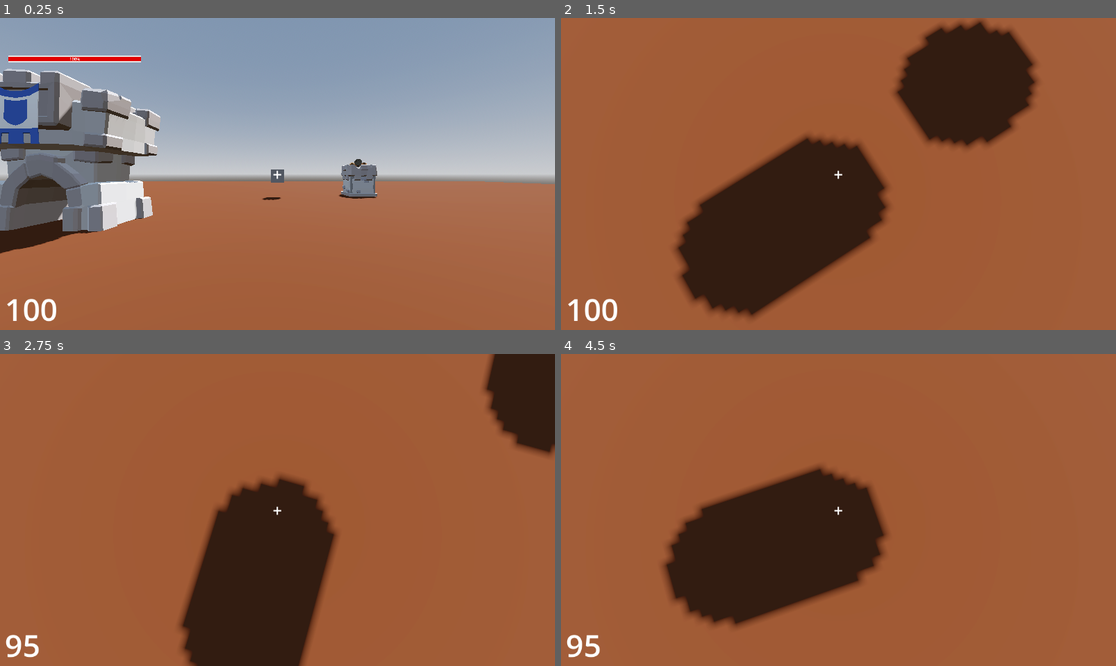
Above: before the commit, frames 1-4 (two rows, left to right).
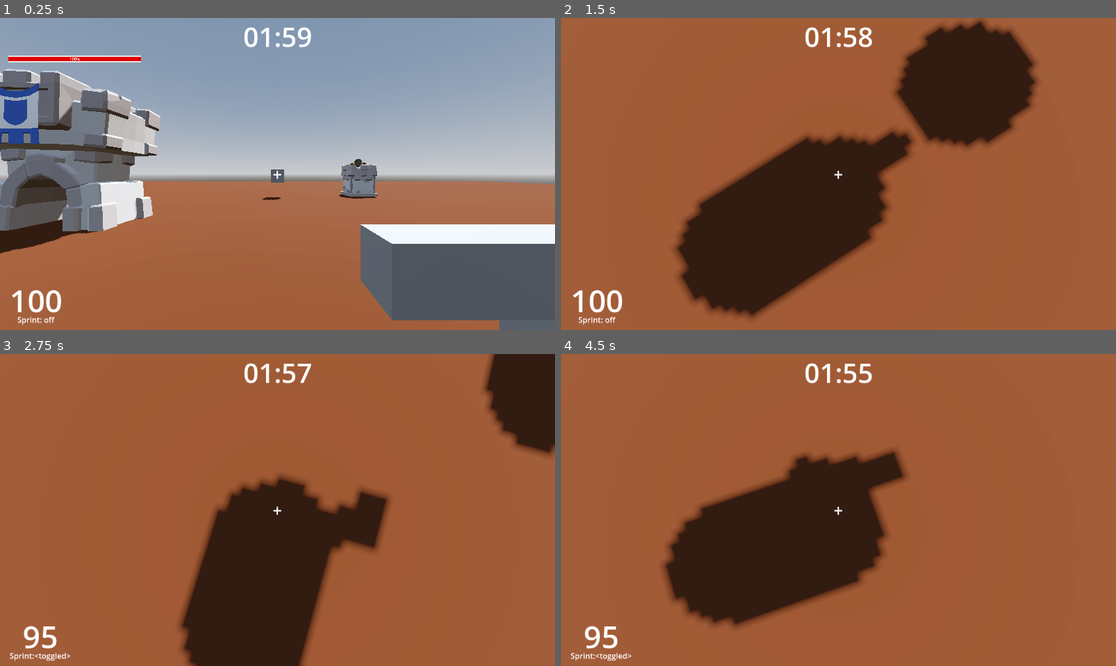
Above: after the commit, the same moments.

Repository: CSbean/Tower-Blaster
Game: Godot game, scene res://world.tscn
Two runs of this game, one before a commit and one after it. Both use one fixed random seed, a clock stepped at 60 frames per second and the inputs below.
Inputs (mouse positions are in pixels of both pictures, inside the frame that each line leads up to):
- Up to frame 1 (0.25 s): no input
- Up to frame 2 (1.5 s): move the mouse to (866, 174) at 0.52 s; hold Up (ui_up) from 0.53 s (still down); click (866, 174) at 0.6 s; tap Space (jump) at 0.77 s; tap Shift (sprint_toggle) at 0.8, 1.35 s; move the mouse to (810, 174) at 1.27 s
- Up to frame 3 (2.75 s): keep holding Up (ui_up); tap Space (jump) at 1.52 s; click (249, 510) at 1.55 s; move the mouse to (288, 503) at 2.02 s; right-click (288, 503) at 2.1 s; tap Shift (sprint_toggle) at 2.3 s
- Up to frame 4 (4.5 s): keep holding Up (ui_up); move the mouse to (832, 516) at 2.77 s; tap W (move_foward) at 2.85 s; tap Space (jump) at 3.02, 3.77 s; click (832, 516) at 3.05 s; move the mouse to (877, 513) at 3.52 s; click (877, 513) at 3.6 s; tap Shift (sprint_toggle) at 3.8, 4.35 s; move the mouse to (794, 506) at 4.27 s

The runs differ from the first frame. In frame 1, 12% of the frame differs, in the area x 1-100%, y 2-100%; in frame 2, 2.0%; in frame 3, 2.4%; in frame 4, 2.5%.

Commit message:
added a gun sprint toggle and timer

Diff:
--- a/tower-blaster/base.gd
+++ b/tower-blaster/base.gd
@@ -26,4 +26,5 @@
 
 
 func explode()->void:
+	progress_bar.visible = false
 	explosion_particles.emitting = true
--- a/tower-blaster/character_body_3d.gd
+++ b/tower-blaster/character_body_3d.gd
@@ -4,11 +4,12 @@
 # https://www.youtube.com/watch?v=fAVetlIROXM
 var SPEED = 5.0
 const JUMP_VELOCITY = 3
-
+#finish the game Over signal in world
 @onready var camera_3d: Camera3D = $Camera3D
 @onready var ray_cast_3d: RayCast3D = $Camera3D/RayCast3D
 @onready var ui: Control = $"../UI"
 @onready var marker_3d: Marker3D = $Marker3D
+@onready var gun: Node3D = $gun
 
 @export var health := 100
 
@@ -16,6 +17,7 @@
 var camra_sense := 50
 var capMouse := false
 var sprinting = false
+var gameOver = false
 
 func _ready() -> void:
 	change_mouse()
@@ -23,6 +25,7 @@
 
 func _process(_delta: float) -> void:
 	if Input.is_action_just_pressed("shoot"):
+		gun.play("shoot")
 		if ray_cast_3d.is_colliding():
 			if ray_cast_3d.get_collider() is Area3D:
 				ray_cast_3d.get_collider().queue_free()
@@ -32,9 +35,11 @@
 		if not sprinting:
 			sprinting = true
 			SPEED = 10.0
+			ui.sprint_toggle()
 		else:
 			sprinting = false
 			SPEED = 5.0
+			ui.sprint_toggle()
 	#projectile.direction = (ray.target_position - ray.global_position).normalized()
 	if Input.is_action_just_pressed("melee"):
 		if ray_cast_3d.is_colliding() and ray_cast_3d.get_collider() is Area3D:
--- /dev/null
+++ b/tower-blaster/gun.gd
@@ -0,0 +1,7 @@
+extends Node3D
+
+@onready var animation_player: AnimationPlayer = $AnimationPlayer
+
+
+func play(str : String)->void:
+	animation_player.play(str)
--- a/tower-blaster/gun.tscn
+++ b/tower-blaster/gun.tscn
@@ -1,6 +1,53 @@
 [gd_scene format=3 uid="uid://bcfqv2ykm7n82"]
 
+[ext_resource type="Script" uid="uid://dgl2es4tnwe7d" path="res://gun.gd" id="1_vk1bi"]
+
+[sub_resource type="Animation" id="Animation_vk1bi"]
+length = 0.001
+tracks/0/type = "value"
+tracks/0/imported = false
+tracks/0/enabled = true
+tracks/0/path = NodePath(".:rotation")
+tracks/0/interp = 1
+tracks/0/loop_wrap = true
+tracks/0/keys = {
+"times": PackedFloat32Array(0),
+"transitions": PackedFloat32Array(1),
+"update": 0,
+"values": [Vector3(0, 0, 0)]
+}
+
+[sub_resource type="Animation" id="Animation_r8ywq"]
+resource_name = "shoot"
+length = 0.2
+tracks/0/type = "value"
+tracks/0/imported = false
+tracks/0/enabled = true
+tracks/0/path = NodePath(".:rotation")
+tracks/0/interp = 1
+tracks/0/loop_wrap = true
+tracks/0/keys = {
+"times": PackedFloat32Array(0, 0.1, 0.2),
+"transitions": PackedFloat32Array(1, 1, 1),
+"update": 0,
+"values": [Vector3(0, 0, 0), Vector3(0, 0, -0.17453292), Vector3(0, 0, 0)]
+}
+
+[sub_resource type="AnimationLibrary" id="AnimationLibrary_vk1bi"]
+_data = {
+&"RESET": SubResource("Animation_vk1bi"),
+&"shoot": SubResource("Animation_r8ywq")
+}
+
 [node name="gun" type="Node3D" unique_id=1207737730]
+script = ExtResource("1_vk1bi")
 
-[node name="CSGBox3D" type="CSGBox3D" parent="." unique_id=1334562479]
+[node name="barrel" type="CSGBox3D" parent="." unique_id=1334562479]
 size = Vector3(3, 1, 1)
+
+[node name="handle" type="CSGBox3D" parent="." unique_id=768935623]
+transform = Transform3D(1, 0, 0, 0, 1, 0, 0, 0, 1, 1.5, -0.5, 0)
+size = Vector3(1, 2, 1)
+
+[node name="AnimationPlayer" type="AnimationPlayer" parent="." unique_id=1691390141]
+libraries/ = SubResource("AnimationLibrary_vk1bi")
--- a/tower-blaster/player.tscn
+++ b/tower-blaster/player.tscn
@@ -1,6 +1,7 @@
 [gd_scene format=3 uid="uid://dpeom1qygvtrj"]
 
 [ext_resource type="Script" uid="uid://d3q4tfkljajwe" path="res://character_body_3d.gd" id="1_4flbx"]
+[ext_resource type="PackedScene" uid="uid://bcfqv2ykm7n82" path="res://gun.tscn" id="2_onrkg"]
 
 [sub_resource type="CapsuleShape3D" id="CapsuleShape3D_tlwt5"]
 
@@ -28,3 +29,6 @@
 
 [node name="Marker3D" type="Marker3D" parent="." unique_id=1003266894]
 transform = Transform3D(1, 0, 0, 0, 1, 0, 0, 0, 1, 0, 0.588, -50)
+
+[node name="gun" parent="." unique_id=1207737730 instance=ExtResource("2_onrkg")]
+transform = Transform3D(0.2, 0, 0, 0, 0.2, 0, 0, 0, 0.2, 0.6, 0.305, -0.633)
--- a/tower-blaster/ui.gd
+++ b/tower-blaster/ui.gd
@@ -1,15 +1,40 @@
 extends Control
 
-@onready var label: Label = $CanvasLayer/Label
 
+@onready var sprint_t: Label = $CanvasLayer/MarginContainer/VBoxContainer/sprintT
+@onready var health: Label = $CanvasLayer/MarginContainer/VBoxContainer/health
+@onready var time: Label = $CanvasLayer/time
+@onready var timer: Timer = $Timer
+
+signal timeOut
+
+var ST = false
 # Called when the node enters the scene tree for the first time.
 func _ready() -> void:
 	pass # Replace with function body.
 
 
 # Called every frame. 'delta' is the elapsed time since the previous frame.
-func _process(delta: float) -> void:
-	pass
+func _process(_delta: float) -> void:
+	time.text = format_time(timer.time_left) #str(int(timer.time_left))
 
 func update_health(num)->void:
-	label.text = str(num)
+	health.text = str(num)
+
+func sprint_toggle()-> void:
+	if ST == false:
+		ST = true
+		sprint_t.text = "Sprint:<toggled>"
+	elif ST == true:
+		ST = false
+		sprint_t.text = "Sprint: off"
+
+func format_time(total_seconds: float) -> String:
+	var minutes: int = int(total_seconds) / 60
+	var seconds: int = int(total_seconds) % 60
+	return "%02d:%02d" % [minutes, seconds]
+
+
+
+func _on_timer_timeout() -> void:
+	timeOut.emit()
--- a/tower-blaster/ui.tscn
+++ b/tower-blaster/ui.tscn
@@ -2,11 +2,14 @@
 
 [ext_resource type="Script" uid="uid://cq24l3im8uddl" path="res://ui.gd" id="1_fyqef"]
 
+[sub_resource type="LabelSettings" id="LabelSettings_fyqef"]
+font_size = 34
+
 [sub_resource type="LabelSettings" id="LabelSettings_xb563"]
 font_size = 64
 
-[sub_resource type="LabelSettings" id="LabelSettings_fyqef"]
-font_size = 34
+[sub_resource type="LabelSettings" id="LabelSettings_m6e0p"]
+font_size = 56
 
 [node name="UI" type="Control" unique_id=812937870]
 layout_mode = 3
@@ -19,30 +22,65 @@
 
 [node name="CanvasLayer" type="CanvasLayer" parent="." unique_id=1451275281]
 
-[node name="Label" type="Label" parent="CanvasLayer" unique_id=414985656]
-anchors_preset = 2
-anchor_top = 1.0
-anchor_bottom = 1.0
-offset_left = 10.0
-offset_top = -88.0
-offset_right = 120.0
-grow_vertical = 0
-size_flags_vertical = 8
-text = "100"
-label_settings = SubResource("LabelSettings_xb563")
-
-[node name="Label2" type="Label" parent="CanvasLayer" unique_id=1059287636]
+[node name="crosshair" type="Label" parent="CanvasLayer" unique_id=1059287636]
 anchors_preset = 8
 anchor_left = 0.5
 anchor_top = 0.5
 anchor_right = 0.5
 anchor_bottom = 0.5
-offset_left = -20.0
+offset_left = -55.0
 offset_top = -23.5
-offset_right = 20.0
+offset_right = 55.0
 offset_bottom = 23.5
 grow_horizontal = 2
 grow_vertical = 2
 text = "+"
 label_settings = SubResource("LabelSettings_fyqef")
 horizontal_alignment = 1
+
+[node name="MarginContainer" type="MarginContainer" parent="CanvasLayer" unique_id=47528242]
+anchors_preset = 15
+anchor_right = 1.0
+anchor_bottom = 1.0
+grow_horizontal = 2
+grow_vertical = 2
+theme_override_constants/margin_left = 20
+theme_override_constants/margin_top = 0
+theme_override_constants/margin_right = 0
+theme_override_constants/margin_bottom = 10
+
+[node name="VBoxContainer" type="VBoxContainer" parent="CanvasLayer/MarginContainer" unique_id=840218923]
+layout_mode = 2
+size_flags_horizontal = 0
+size_flags_vertical = 8
+theme_override_constants/separation = -15
+alignment = 1
+
+[node name="health" type="Label" parent="CanvasLayer/MarginContainer/VBoxContainer" unique_id=414985656]
+layout_mode = 2
+size_flags_vertical = 8
+text = "100"
+label_settings = SubResource("LabelSettings_xb563")
+horizontal_alignment = 1
+
+[node name="sprintT" type="Label" parent="CanvasLayer/MarginContainer/VBoxContainer" unique_id=1981122994]
+layout_mode = 2
+text = "Sprint: off"
+horizontal_alignment = 1
+
+[node name="time" type="Label" parent="CanvasLayer" unique_id=1552126913]
+anchors_preset = 5
+anchor_left = 0.5
+anchor_right = 0.5
+offset_left = -20.0
+offset_right = 20.0
+offset_bottom = 23.0
+grow_horizontal = 2
+text = "1:00"
+label_settings = SubResource("LabelSettings_m6e0p")
+
+[node name="Timer" type="Timer" parent="." unique_id=1137039863]
+wait_time = 120.0
+autostart = true
+
+[connection signal="timeout" from="Timer" to="." method="_on_timer_timeout"]
--- /dev/null
+++ b/tower-blaster/world.gd
@@ -0,0 +1,17 @@
+extends Node3D
+
+@onready var ui: Control = $UI
+@onready var player: Player = $Player
+
+# Called when the node enters the scene tree for the first time.
+func _ready() -> void:
+	pass # Replace with function body.
+
+
+# Called every frame. 'delta' is the elapsed time since the previous frame.
+func _process(delta: float) -> void:
+	pass
+
+func gameOver()->void:
+	if ui.timeOut:
+		player.gameOver = true
--- a/tower-blaster/world.tscn
+++ b/tower-blaster/world.tscn
@@ -1,5 +1,6 @@
 [gd_scene format=3 uid="uid://ccfctcrw0lrm5"]
 
+[ext_resource type="Script" uid="uid://b43g83okq60bd" path="res://world.gd" id="1_036b0"]
 [ext_resource type="PackedScene" uid="uid://dpeom1qygvtrj" path="res://player.tscn" id="1_fj7yv"]
 [ext_resource type="PackedScene" uid="uid://cmwrmmjohrkn7" path="res://turret.tscn" id="2_fj7yv"]
 [ext_resource type="PackedScene" uid="uid://bcvpva8vh2rb8" path="res://ui.tscn" id="3_tlwt5"]
@@ -22,6 +23,7 @@
 albedo_color = Color(0.32763585, 0.15233672, 9.62615e-08, 1)
 
 [node name="world" type="Node3D" unique_id=1181663009]
+script = ExtResource("1_036b0")
 
 [node name="WorldEnvironment" type="WorldEnvironment" parent="." unique_id=512700830]
 environment = SubResource("Environment_fj7yv")
Not shown, added: tower-blaster/gun.gd.uid
Not shown, added: tower-blaster/world.gd.uid
